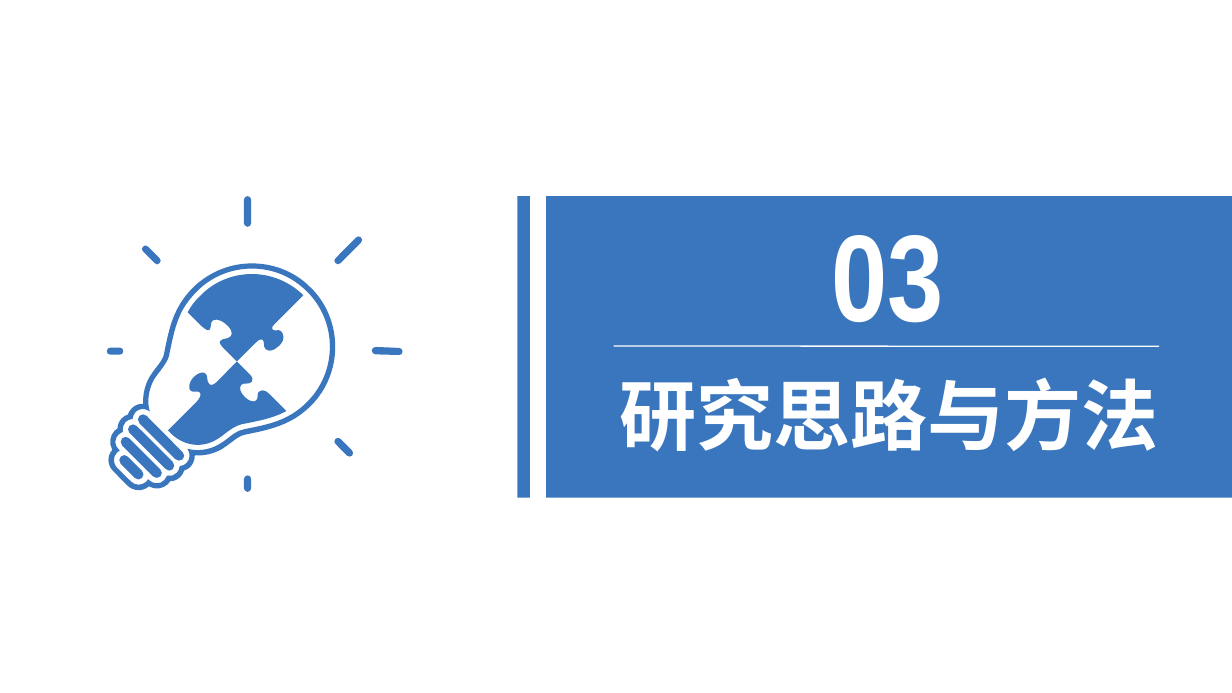
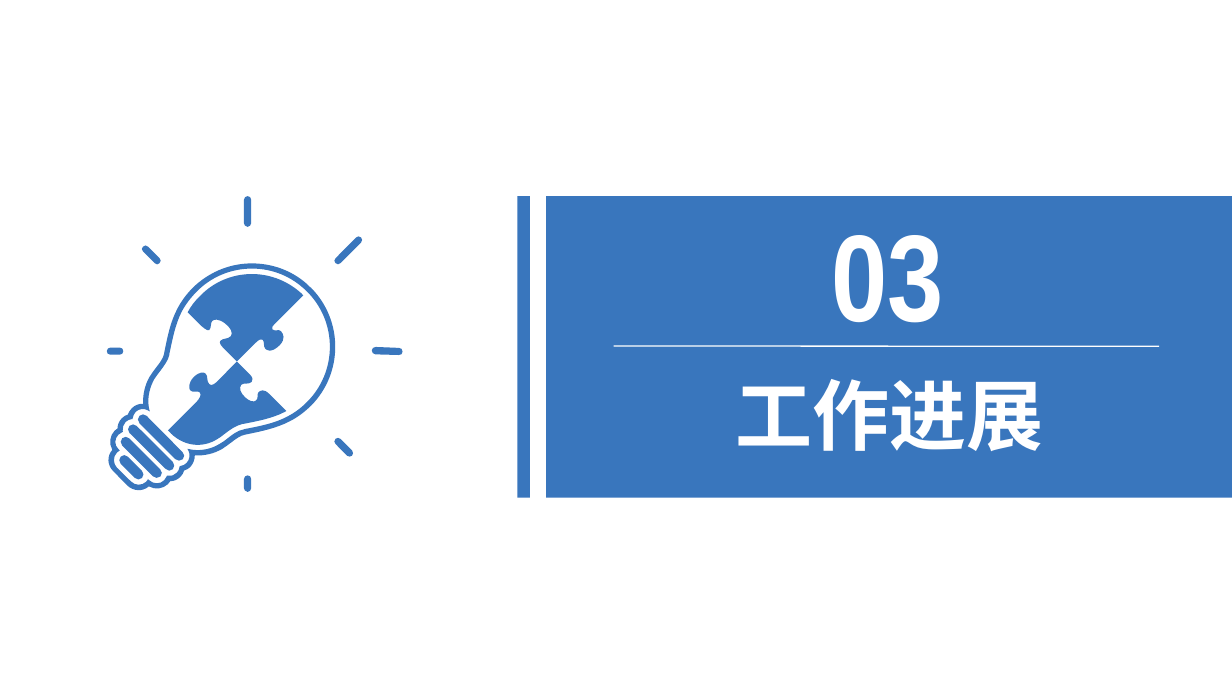
Before and after one commit to HolyShiftt/school, a slide deck: slide 9 of document/中期答辩.pptx (slide 15 before the commit). Drawn at 1232x693 pixels with LibreOffice and Linux fonts; fonts in the diff are those of the drawing. Boxes give left, top, right and bottom in pixels: in the first picture for what was removed or moved away, otherwise in the second. Text is boxed around its words. In the diff, an @@ line names an element or a change of style, - is before the commit and + after.

```diff
--- a/document/中期答辩.pptx
+++ b/document/中期答辩.pptx
@@ text at (x1=735, y1=379, x2=1043, y2=451): text changed @@
-研究思路与方法
+工作进展
```
Also in this commit, not shown: 12 other slides changed, 4 slides added, 9 slides removed, 21 other files.
